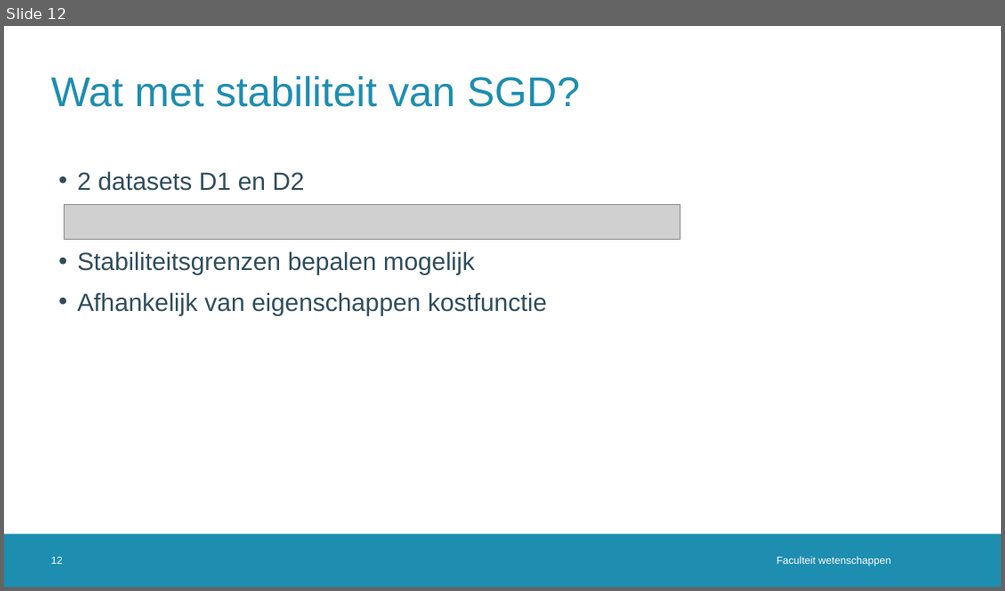
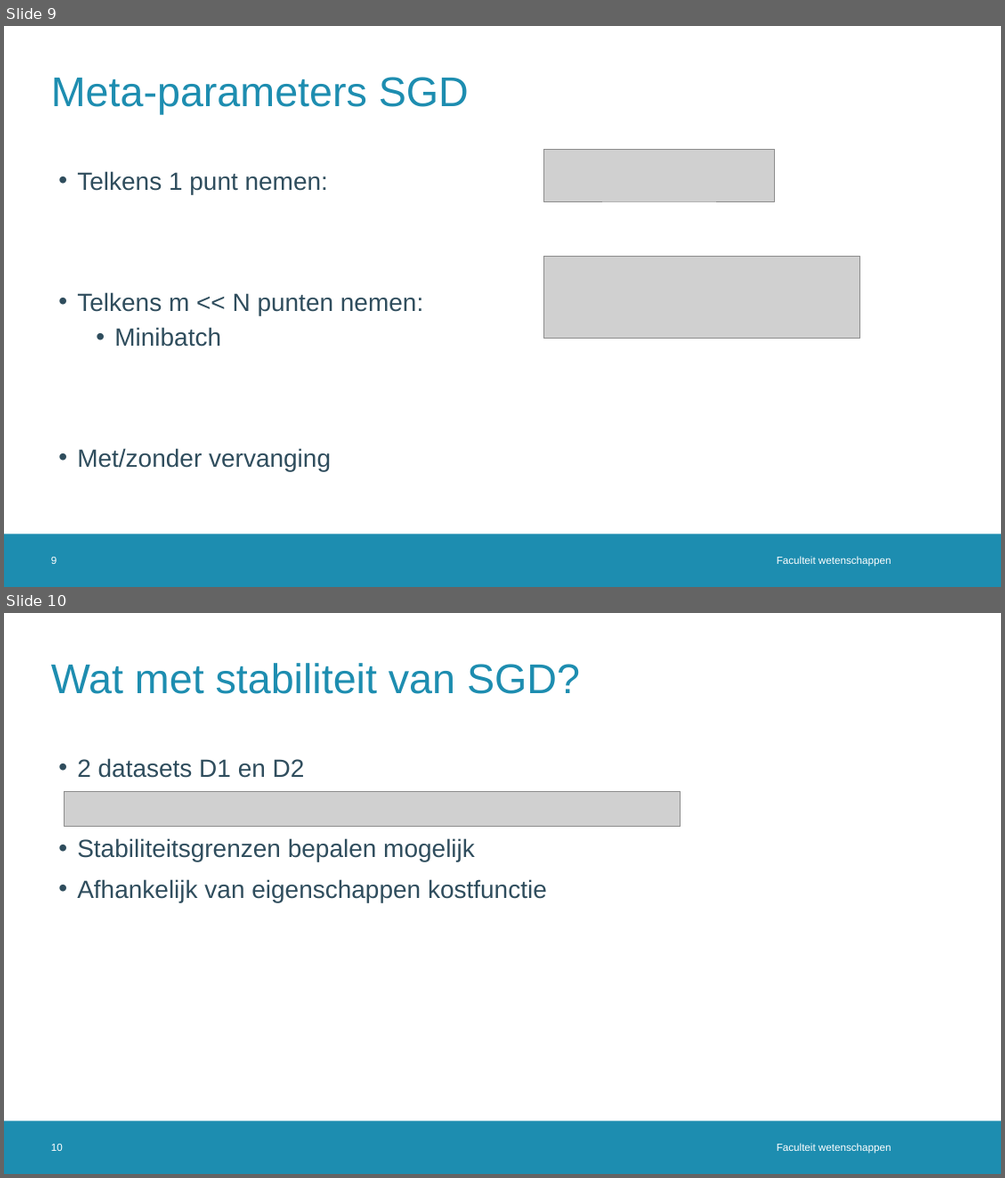
Before and after one commit to JoppeDJ/BachelorProef, a slide deck: Literatuurstudie/Literatuurstudie_ppt.pptx. Shown one above the other, each under a label of ours: slide 12 before the commit, slides 9 and 10 after it. The pictures are 1005x591 and 1005x1178 pixels, drawn with LibreOffice and Linux fonts; fonts in the diff are those of the drawing; grey boxes stand for pictures; background and template pictures are left out. Boxes give left, top, right and bottom in pixels: in the first picture for what was removed or moved away, otherwise in the second. Text is boxed around its words. In the diff, an @@ line names an element or a change of style, - is before the commit and + after.

```diff
--- a/Literatuurstudie/Literatuurstudie_ppt.pptx
+++ b/Literatuurstudie/Literatuurstudie_ppt.pptx
@@ slide 9 added at (4, 26, 1001, 587), background #FFFFFF; not listed: 1 template element that a slide beside it also shows @@
@@ title added at (51, 77, 469, 114), 40 pt, text #1D8DB0 @@
+Meta-parameters SGD
@@ picture added at (544, 150, 775, 201) @@
@@ text added at (77, 171, 423, 471), 24 pt, text #2F4D5D @@
+• Telkens 1 punt nemen:
+• Telkens m << N punten nemen:
+  • Minibatch
+• Met/zonder vervanging
@@ picture added at (544, 257, 860, 338) @@
@@ page number added at (51, 556, 57, 564), 10 pt, text #FFFFFF @@
+9
@@ text added at (777, 556, 890, 566), 10 pt, text #FFFFFF @@
+Faculteit wetenschappen
@@ what was slide 12 is now slide 10 @@
@@ page number at (51, 1143, 63, 1151): text changed @@
-12
+10
```
Also in this commit, not shown: 1 slide changed, 2 other slides added.
